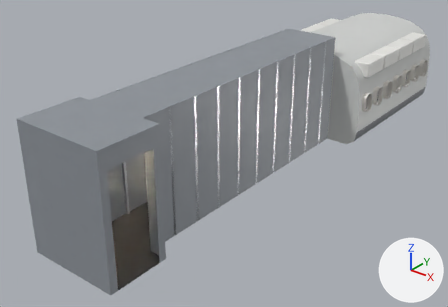
The glTF model public/assets/stage/baked/set5.glb, before and after one commit.
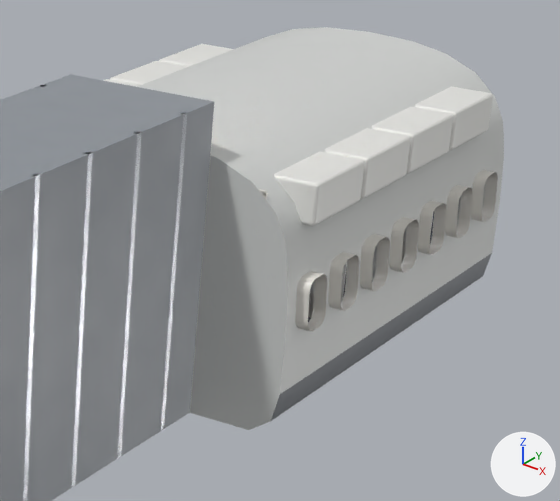
Each version appears first whole from a camera (50 mm lens) standing at (3.6, -6.98, 5.99) and looking at (-3.83, 2.31, 0.23), and next in a close-up on the part from 59% to 100% of the width and 1% to 55% of the height. Lighting does not change. The marker at lower right points along +X, +Y and +Z. The older version's two pictures come first. Where no turn or scale is listed for an object, it has been applied to the vertices. Vertices at exactly the same position are counted once.

Before the edit, the objects in view are built like this:
```python
me_mesh_17 = bpy.data.meshes.new('Mesh_17')
me_mesh_17.from_pydata(...)  # 78883 vertices, 155666 faces; spans x -1.47..1.47, y -5.45..5.45, z -1.2..1.2
me_mesh_17.materials.append(mat_b_aircraftcabin_mat_aluminium)
me_mesh_17.materials.append(mat_b_boardingpassage_mat_bridgefloor)
me_mesh_17.materials.append(mat_b_boardingpassage_mat_bridgewall)
me_mesh_17.materials.append(mat_b_boardingpassage_mat_ledstrip)
me_mesh_17.materials.append(mat_b_aircraftcabin_mat_cabinpanel)
me_mesh_17.materials.append(mat_b_aircraftcabin_mat_cabindado)
me_mesh_17.materials.append(mat_b_aircraftcabin_mat_cabinfloor)
me_mesh_17.materials.append(mat_b_aircraftcabin_mat_cabinrunner)
me_mesh_17.materials.append(mat_b_aircraftcabin_mat_cabinbin)
me_mesh_17.materials.append(mat_b_aircraftcabin_mat_cabinstrip)
me_mesh_17.materials.append(mat_b_aircraftcabin_mat_skirting)
me_mesh_17.materials.append(mat_b_aircraftseat_mat_seatleather)
me_mesh_17.materials.append(mat_b_aircraftseat_mat_headrestcloth)
me_mesh_17.materials.append(mat_b_aircraftseat_mat_chairbase)
me_mesh_17.materials.append(mat_b_aircraftseat_mat_bezel)
me_mesh_17.materials.append(mat_b_aircraftseat_mat_chrome)
me_mesh_17.materials.append(mat_b_disclight_mat_lampglobe_pendant)
ob_static = bpy.data.objects.new('Static', me_mesh_17)
ob_static.location = (-3.4, 3.25, 1.2)
```
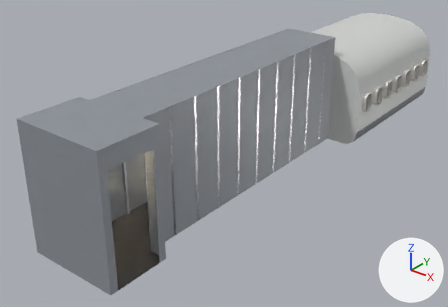
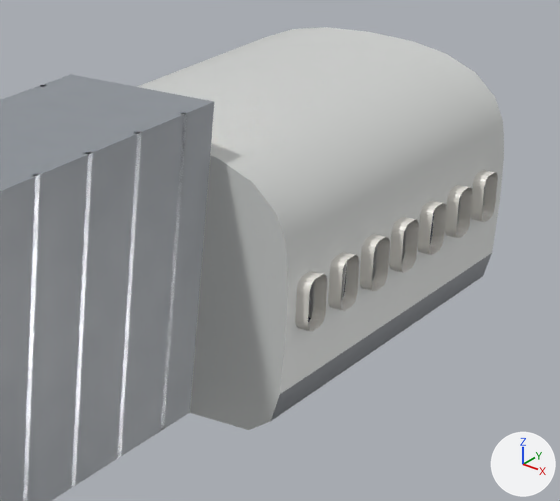
What the commit changed:
me_mesh_17 is used by ob_static; location (-3.4, 3.25, 1.2).
me_mesh_17 had 78883 vertices, 155666 faces and spanned x -1.47..1.47, y -5.45..5.45, z -1.2..1.2.
me_mesh_17 now has 63067 vertices, 124582 faces and spans x -1.47..1.47, y -5.45..5.45, z -1.2..1.2.
me_mesh_17 part 1: 137 loose pieces with 15816 vertices, spanning x -1.37..1.37, y 1.55..5.4, z -1.19..0.67, are deleted.
me_mesh_17 no longer uses material mat_b_aircraftseat_mat_headrestcloth.

Changed parts and their boxes [x1, y1, x2, y2] in the close-ups (560 x 501 px):
part 1 of me_mesh_17, deleted: before [103, 44, 493, 321]
